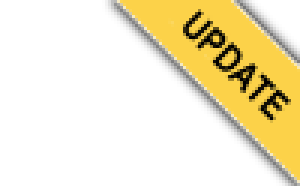
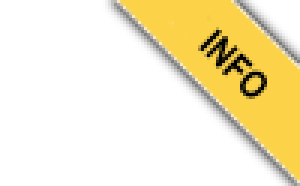
Layered file, before and after one edit (300×186). Changes by layer:
added layer "INFO" above "UPDATE" over [left=198, top=27, right=267, bottom=99]
hid "UPDATE" over [left=183, top=9, right=291, bottom=123]
